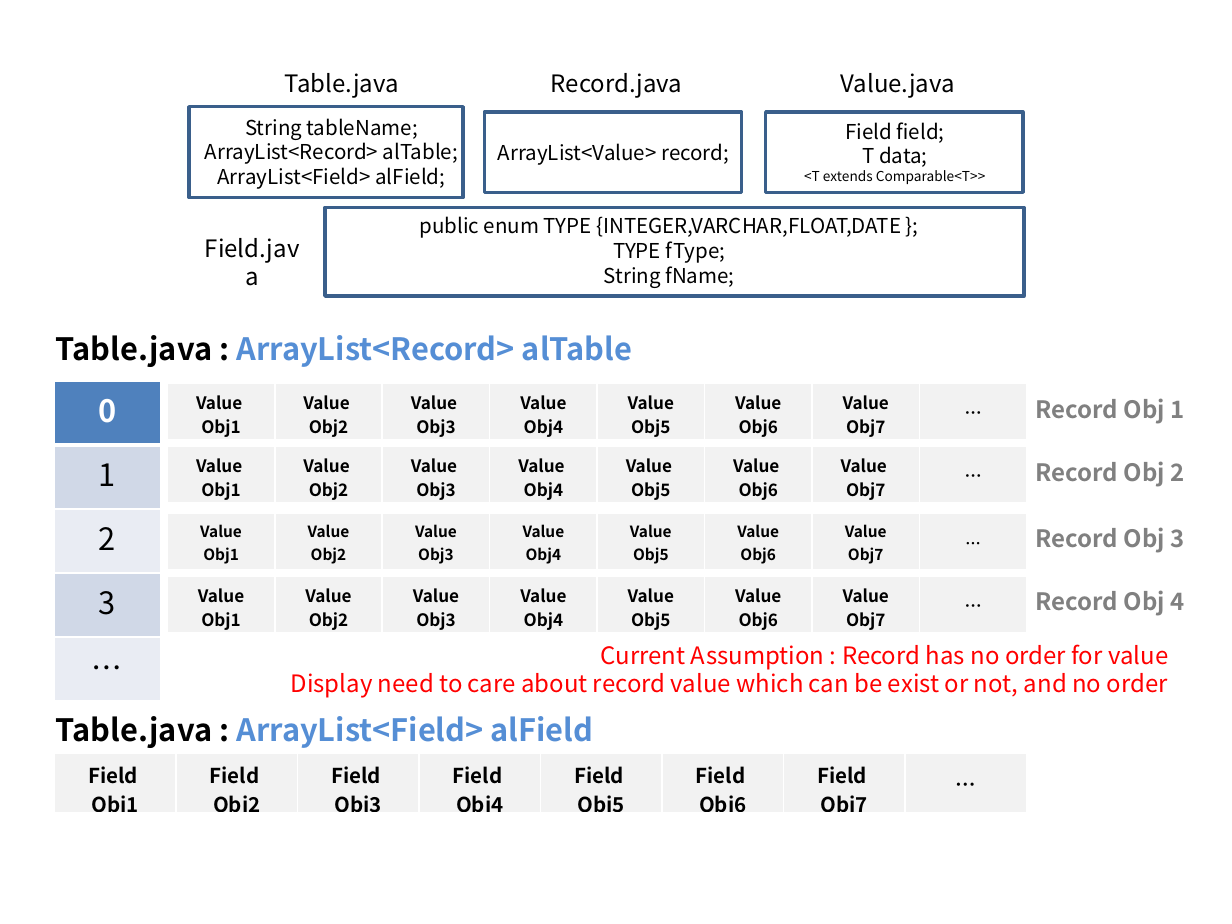
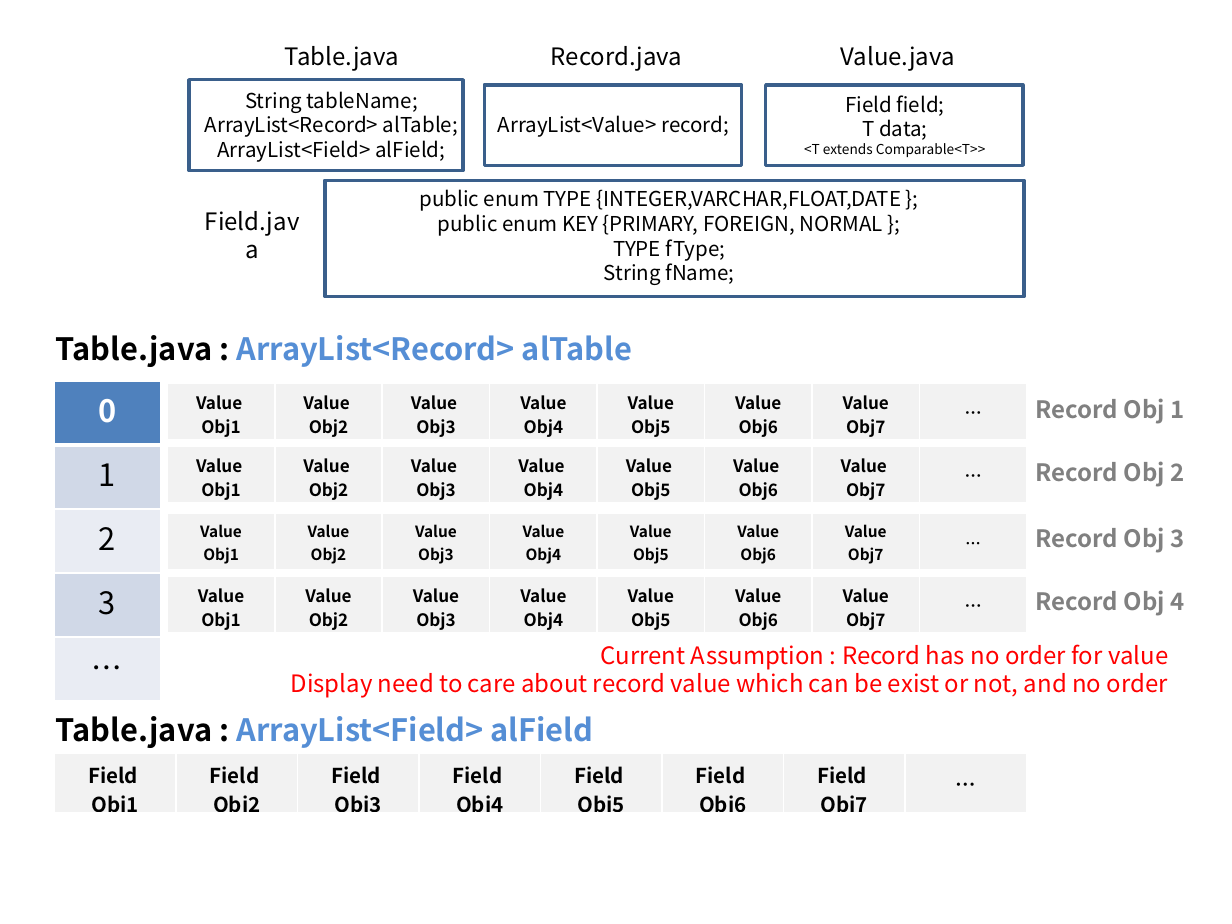
Before and after one commit to AlanCILee/DataStructureProject, a slide deck: slide 3 of doc/Design.pptx. Drawn at 1232x924 pixels with LibreOffice and Linux fonts; fonts in the diff are those of the drawing. Boxes give left, top, right and bottom in pixels: in the first picture for what was removed or moved away, otherwise in the second. Text is boxed around its words. In the diff, an @@ line names an element or a change of style, - is before the commit and + after.

Commit message:
I added new method to create table and add rows more conveniently. please check example code on Controller.java Also, This code keeps data same position according to table's filed table. (This is done while I fix the issue that we can add same data type in same row).

```diff
--- a/doc/Design.pptx
+++ b/doc/Design.pptx
@@ 7 texts, 3 rectangles: place and size @@
-7 texts, 3 rectangles at bbox=[190, 73, 1024, 263]
+7 texts, 3 rectangles at bbox=[190, 46, 1024, 236]
@@ text "public enum TYPE {INTEGER,VARCHAR,FLOAT,DATE };": place and size @@
-text "public enum TYPE {INTEGER,VARCHAR,FLOAT,DATE };" at bbox=[420, 216, 901, 288]
+text "public enum TYPE {INTEGER,VARCHAR,FLOAT,DATE };" at bbox=[420, 189, 901, 285]
@@ rectangle: place and size @@
-rectangle at bbox=[325, 207, 1024, 296]
+rectangle at bbox=[325, 180, 1024, 296]
@@ text at bbox=[438, 214, 883, 236]: paragraph added @@
+public enum KEY {PRIMARY, FOREIGN, NORMAL };
```
Also in this commit, not shown: 4 other files.
